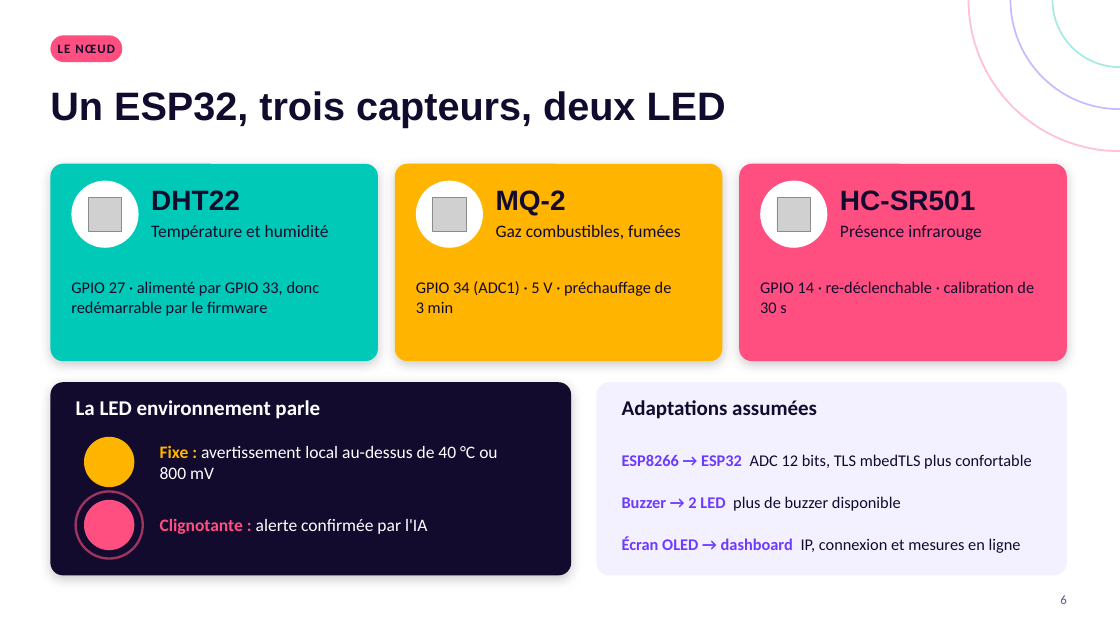
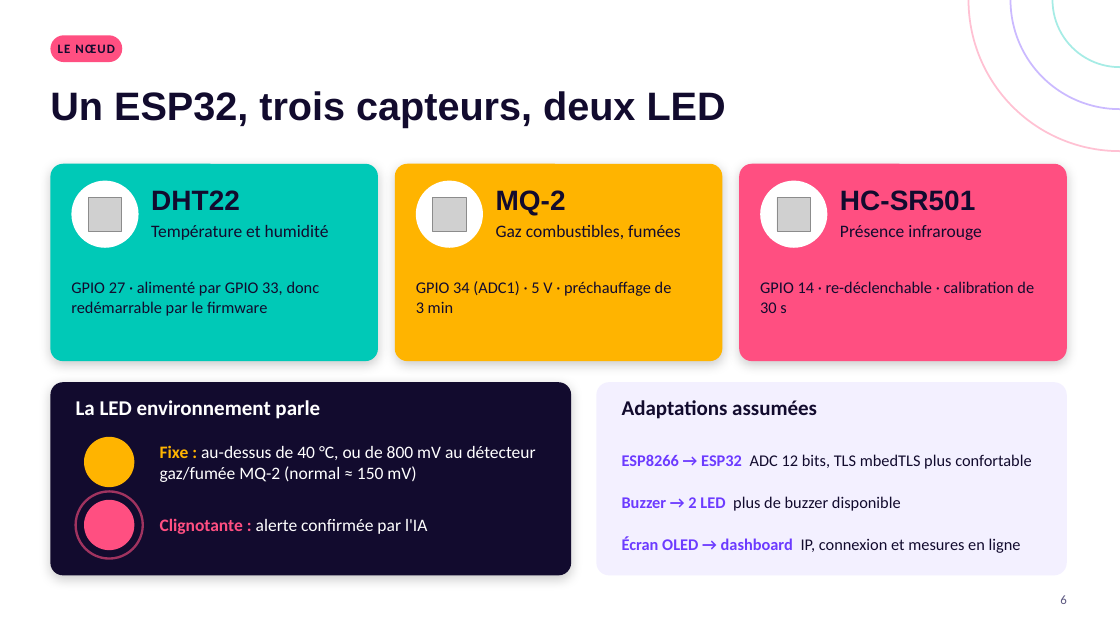
Before and after one commit to ESPI-Workshop-Vig1l-8/infra, a slide deck: slide 6 of docs/Sentinel-X_Workshop.pptx. Drawn at 1120x630 pixels with LibreOffice and Linux fonts; fonts in the diff are those of the drawing; grey boxes stand for pictures. Boxes give left, top, right and bottom in pixels: in the first picture for what was removed or moved away, otherwise in the second. Text is boxed around its words. In the diff, an @@ line names an element or a change of style, - is before the commit and + after.

```diff
--- a/docs/Sentinel-X_Workshop.pptx
+++ b/docs/Sentinel-X_Workshop.pptx
@@ text at (160,445,536,482): text changed @@
-Fixe : avertissement local au-dessus de 40 °C ou 800 mV
+Fixe : au-dessus de 40 °C, ou de 800 mV au détecteur gaz/fumée MQ-2 (normal ≈ 150 mV)
```
Also in this commit, not shown: 1 slide added, 9 other files.
